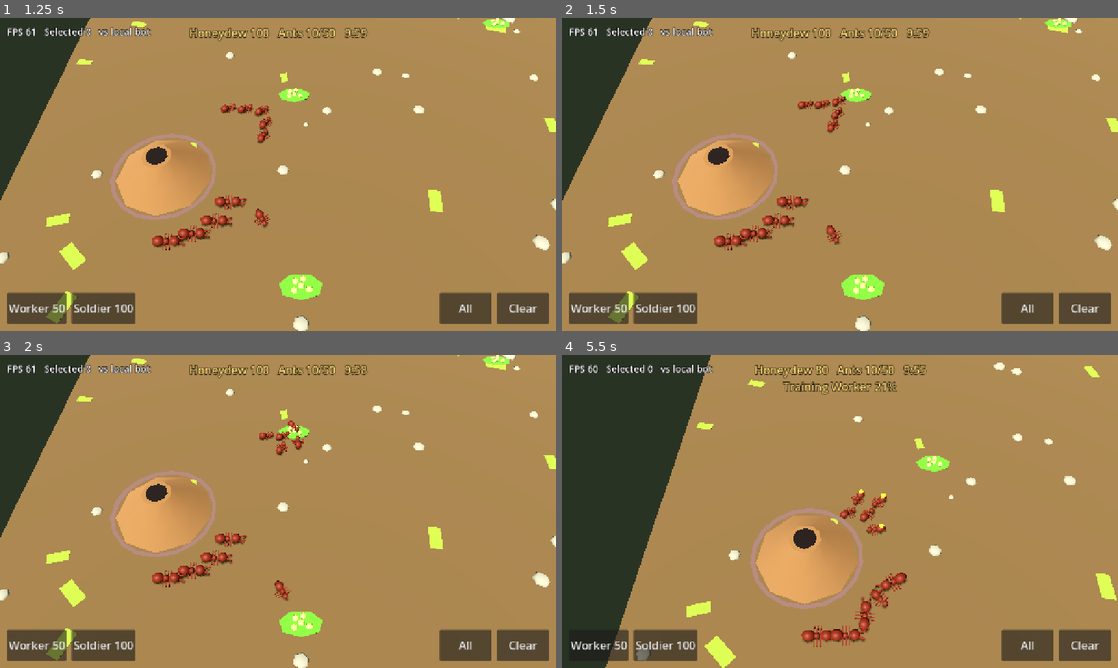
Above: before the commit, frames 1-4 (two rows, left to right).
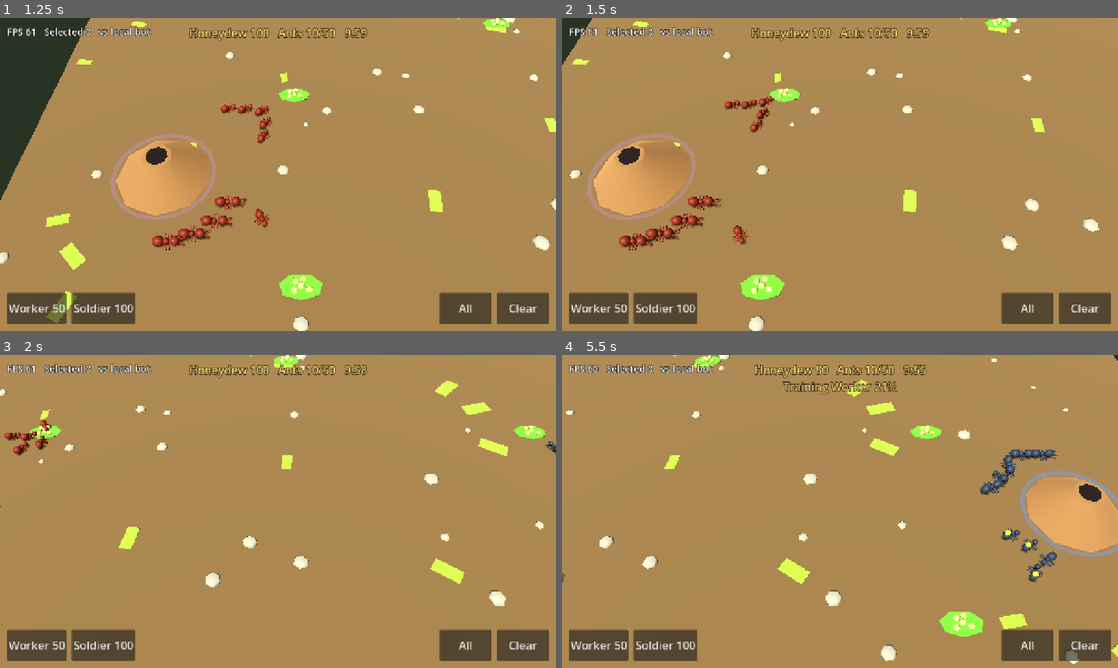
Above: after the commit, the same moments.

Repository: user01-2-GitProject/Pest-Control-
Game: Godot game, scene res://scenes/main.tscn
The game is run twice, just before and just after one commit, with the same random seed, the same clock (stepped at 60 frames per second) and the same inputs.
Inputs (mouse positions are in pixels of both pictures, inside the frame that each line leads up to):
- Up to frame 1 (1.25 s): click "Play offline" at 0.5 s
- Up to frame 2 (1.5 s): tap Enter at 1.25 s; move the mouse to (962, 158) at 1.27 s; hold D from 1.28 s (still down); click (962, 158) at 1.42 s
- Up to frame 3 (2 s): keep holding D
- Up to frame 4 (5.5 s): release D at 2 s; drag from (728, 527) to (812, 574) at 2.02 s; click "All" at 2.75 s; click "Clear" at 3.5 s; click "Worker 50" at 4.25 s; move the mouse to (895, 442) at 5.02 s; hold D from 5.03 s (still down); click (895, 442) at 5.17 s

Frame 1 is identical in both runs. In frame 2, 16% of the frame differs, in the area x 0-100%, y 0-100%; in frame 3, 13%; in frame 4, 30%.

Commit message:
Standard PC RTS controls
Left click/drag selects (Shift adds), right click orders, WASD/arrows and
screen-edge scroll pan, wheel/pinch zooms, Ctrl+A/Esc select all/clear.
Touch gestures stay in TouchControls for a later mobile build; mouse no
longer emulates touch.

Co-Authored-By: Claude Opus 5.5 (1M context) <noreply@anthropic.com>
Claude-Session: https://claude.ai/code/session_01WLoC9B7WEW2jkB8YcS3wKY

Diff:
--- a/game/project.godot
+++ b/game/project.godot
@@ -26,7 +26,7 @@
 
 [input_devices]
 
-pointing/emulate_touch_from_mouse=true
+pointing/emulate_touch_from_mouse=false
 
 [physics]
 
--- a/game/src/input/camera_rig.gd
+++ b/game/src/input/camera_rig.gd
@@ -6,6 +6,8 @@
 @export var min_distance := 8.0
 @export var max_distance := 40.0
 @export var distance := 20.0
+## Keyboard / edge scroll speed, in camera distances per second.
+@export var scroll_speed := 1.1
 
 var bounds := Vector2(30, 30)
 var camera: Camera3D
@@ -45,6 +47,13 @@
 	_clamp()
 
 
+## Slides the view along screen axes (dir.x right, dir.y down), faster when
+## zoomed out. The camera never yaws, so screen right is world +X.
+func scroll(dir: Vector2, delta: float) -> void:
+	position += Vector3(dir.x, 0.0, dir.y) * distance * scroll_speed * delta
+	_clamp()
+
+
 ## factor > 1 zooms in, anchored on the screen point `at`.
 func zoom_at(factor: float, at: Vector2) -> void:
 	if factor <= 0.0:
--- /dev/null
+++ b/game/src/input/pc_controls.gd
@@ -0,0 +1,172 @@
+class_name PcControls
+extends Node
+## Standard PC RTS mouse and keyboard controls.
+##
+##   left click             select ant (Shift: add/remove); empty ground clears
+##   left drag              box select (Shift: add to selection)
+##   right click            order selection: move, attack, or milk
+##   W A S D / arrows       pan camera; also mouse at the screen edge
+##   middle drag            pan camera (grab the ground)
+##   wheel / trackpad pinch zoom at the cursor
+##   Ctrl+A / Esc           select all / clear selection
+##
+## Touch input stays in TouchControls; this node only reads mouse and keys.
+## It reports gestures as signals and never touches game state itself.
+
+signal clicked(screen_pos: Vector2, additive: bool)
+signal box_changed(rect: Rect2)  ## Empty rect means hide the box.
+signal box_finished(rect: Rect2, additive: bool)
+signal command(screen_pos: Vector2)
+signal pan(from: Vector2, to: Vector2)
+signal scroll(dir: Vector2, delta: float)  ## dir in screen axes, length <= 1.
+signal zoom(factor: float, at: Vector2)
+signal select_all
+signal clear_selection
+
+const DRAG_SLOP := 6.0
+const WHEEL_STEP := 1.12
+const EDGE_PX := 8.0
+
+## Returns true if a screen point is over UI, so the world ignores that click.
+var ui_hit_test: Callable
+## Screen-edge scrolling; off in headless runs and when the window is unfocused.
+var edge_scroll := true
+
+var _held := {}  # keycode -> true
+var _left_down := false
+var _boxing := false
+var _start := Vector2.ZERO
+
+
+func _ready() -> void:
+	edge_scroll = edge_scroll and DisplayServer.get_name() != "headless"
+
+
+func _notification(what: int) -> void:
+	if what == NOTIFICATION_WM_WINDOW_FOCUS_OUT or what == NOTIFICATION_APPLICATION_FOCUS_OUT:
+		_held.clear()
+
+
+## Disabling (menu open) drops held keys and any drag in progress.
+func set_enabled(on: bool) -> void:
+	set_process_unhandled_input(on)
+	set_process(on)
+	_held.clear()
+	if _boxing:
+		box_changed.emit(Rect2())
+	_left_down = false
+	_boxing = false
+
+
+func _process(delta: float) -> void:
+	var dir := Vector2.ZERO
+	if _held.has(KEY_A) or _held.has(KEY_LEFT):
+		dir.x -= 1.0
+	if _held.has(KEY_D) or _held.has(KEY_RIGHT):
+		dir.x += 1.0
+	if _held.has(KEY_W) or _held.has(KEY_UP):
+		dir.y -= 1.0
+	if _held.has(KEY_S) or _held.has(KEY_DOWN):
+		dir.y += 1.0
+	if dir == Vector2.ZERO and edge_scroll and not _boxing and DisplayServer.window_is_focused():
+		dir = _edge_dir()
+	if dir != Vector2.ZERO:
+		scroll.emit(dir.limit_length(1.0), delta)
+
+
+func _edge_dir() -> Vector2:
+	var vp := get_viewport()
+	var m := vp.get_mouse_position()
+	var size := vp.get_visible_rect().size
+	if not Rect2(Vector2.ZERO, size).has_point(m):
+		return Vector2.ZERO
+	var dir := Vector2.ZERO
+	if m.x <= EDGE_PX:
+		dir.x = -1.0
+	elif m.x >= size.x - EDGE_PX:
+		dir.x = 1.0
+	if m.y <= EDGE_PX:
+		dir.y = -1.0
+	elif m.y >= size.y - EDGE_PX:
+		dir.y = 1.0
+	return dir
+
+
+func _unhandled_input(event: InputEvent) -> void:
+	# Mouse events the OS made up from touch belong to TouchControls.
+	if event is InputEventMouse and event.device == InputEvent.DEVICE_ID_EMULATION:
+		return
+	if event is InputEventKey:
+		_on_key(event)
+	elif event is InputEventMouseButton:
+		_on_button(event)
+	elif event is InputEventMouseMotion:
+		_on_motion(event)
+	elif event is InputEventMagnifyGesture:
+		zoom.emit(event.factor, event.position)
+	elif event is InputEventPanGesture:
+		var p: Vector2 = event.position
+		pan.emit(p, p - event.delta * 8.0)
+
+
+func _on_key(e: InputEventKey) -> void:
+	if e.echo:
+		return
+	var k := e.keycode
+	if k in [KEY_W, KEY_A, KEY_S, KEY_D, KEY_UP, KEY_DOWN, KEY_LEFT, KEY_RIGHT]:
+		# Ctrl+A is select all, not a pan.
+		if e.pressed and not (e.ctrl_pressed or e.meta_pressed):
+			_held[k] = true
+		else:
+			_held.erase(k)
+	if not e.pressed:
+		return
+	if k == KEY_A and (e.ctrl_pressed or e.meta_pressed):
+		select_all.emit()
+	elif k == KEY_ESCAPE:
+		clear_selection.emit()
+
+
+func _on_button(e: InputEventMouseButton) -> void:
+	match e.button_index:
+		MOUSE_BUTTON_LEFT:
+			if e.pressed:
+				if ui_hit_test.is_valid() and ui_hit_test.call(e.position):
+					return
+				_left_down = true
+				_boxing = false
+				_start = e.position
+			elif _left_down:
+				_left_down = false
+				if _boxing:
+					_boxing = false
+					box_changed.emit(Rect2())
+					box_finished.emit(_rect(_start, e.position), e.shift_pressed)
+				else:
+					clicked.emit(e.position, e.shift_pressed)
+		MOUSE_BUTTON_RIGHT:
+			if e.pressed and not _boxing:
+				if ui_hit_test.is_valid() and ui_hit_test.call(e.position):
+					return
+				command.emit(e.position)
+		MOUSE_BUTTON_WHEEL_UP:
+			if e.pressed:
+				zoom.emit(WHEEL_STEP, e.position)
+		MOUSE_BUTTON_WHEEL_DOWN:
+			if e.pressed:
+				zoom.emit(1.0 / WHEEL_STEP, e.position)
+
+
+func _on_motion(e: InputEventMouseMotion) -> void:
+	if e.button_mask & MOUSE_BUTTON_MASK_MIDDLE:
+		pan.emit(e.position - e.relative, e.position)
+	if not _left_down:
+		return
+	if not _boxing and e.position.distance_to(_start) > DRAG_SLOP:
+		_boxing = true
+	if _boxing:
+		box_changed.emit(_rect(_start, e.position))
+
+
+static func _rect(a: Vector2, b: Vector2) -> Rect2:
+	return Rect2(a, b - a).abs()
--- a/game/src/input/touch_controls.gd
+++ b/game/src/input/touch_controls.gd
@@ -7,7 +7,7 @@
 ##   one-finger drag           pan camera
 ##   hold, then drag           box select
 ##   two fingers               pan + pinch zoom
-## Desktop (editor testing): left = touch, right/middle drag = pan, wheel = zoom.
+## Mouse and keyboard live in PcControls.
 
 signal tapped(screen_pos: Vector2)
 signal box_changed(rect: Rect2)  ## Empty rect means hide the box.
@@ -20,7 +20,6 @@
 
 const TAP_SLOP := 16.0
 const HOLD_TIME := 0.35
-const WHEEL_STEP := 1.12
 
 ## Returns true if a screen point is over UI, so the world ignores that touch.
 var ui_hit_test: Callable
@@ -45,16 +44,6 @@
 		_on_touch(event)
 	elif event is InputEventScreenDrag:
 		_on_drag(event)
-	elif event is InputEventMouseButton and event.pressed:
-		if event.button_index == MOUSE_BUTTON_WHEEL_UP:
-			pinch.emit(WHEEL_STEP, event.position)
-		elif event.button_index == MOUSE_BUTTON_WHEEL_DOWN:
-			pinch.emit(1.0 / WHEEL_STEP, event.position)
-	elif event is InputEventMouseMotion:
-		if event.button_mask & (MOUSE_BUTTON_MASK_RIGHT | MOUSE_BUTTON_MASK_MIDDLE):
-			pan.emit(event.position - event.relative, event.position)
-	elif event is InputEventMagnifyGesture:
-		pinch.emit(event.factor, event.position)
 
 
 func _on_touch(e: InputEventScreenTouch) -> void:
--- a/game/src/main.gd
+++ b/game/src/main.gd
@@ -20,6 +20,7 @@
 var server: GameServer  # only when hosting on this device
 var rig: CameraRig
 var controls: TouchControls
+var pc: PcControls
 var hud: Hud
 var menu: Menu
 var selection: Dictionary = {}  # unit id -> true
@@ -65,6 +66,20 @@
 	controls.pan.connect(rig.pan_screen)
 	controls.pinch.connect(func(f: float, c: Vector2) -> void: rig.zoom_at(f, c))
 	controls.set_process_unhandled_input(false)
+
+	pc = PcControls.new()
+	pc.ui_hit_test = hud.is_over_ui
+	add_child(pc)
+	pc.clicked.connect(_on_clicked)
+	pc.box_changed.connect(hud.set_box)
+	pc.box_finished.connect(_on_box_finished)
+	pc.command.connect(_on_command)
+	pc.pan.connect(rig.pan_screen)
+	pc.scroll.connect(rig.scroll)
+	pc.zoom.connect(func(f: float, c: Vector2) -> void: rig.zoom_at(f, c))
+	pc.select_all.connect(_select_all)
+	pc.clear_selection.connect(func() -> void: _set_selection([]))
+	pc.set_enabled(false)
 
 	menu = Menu.new()
 	add_child(menu)
@@ -144,6 +159,7 @@
 	menu.visible = false
 	hud.visible = true
 	controls.set_process_unhandled_input(true)
+	pc.set_enabled(true)
 
 
 func _back_to_menu(status: String) -> void:
@@ -174,6 +190,7 @@
 	menu.visible = true
 	hud.visible = false
 	controls.set_process_unhandled_input(false)
+	pc.set_enabled(false)
 
 
 func _process(delta: float) -> void:
@@ -357,13 +374,34 @@
 		server.notify_paused(false)
 
 
-## Tap on an own ant selects it. With a selection, a tap on an enemy ant or
-## colony attacks it, on aphids sends workers to milk, anywhere else moves.
+## Touch: a tap on an own ant selects it; with a selection, a tap elsewhere
+## orders (see _on_command).
 func _on_tapped(screen_pos: Vector2) -> void:
 	var hit := pick_unit(screen_pos)
 	if hit != -1:
 		_set_selection([hit])
 		return
+	_on_command(screen_pos)
+
+
+## Mouse left click: select the ant under the cursor (Shift toggles it in the
+## selection). Empty ground clears the selection unless Shift is held.
+func _on_clicked(screen_pos: Vector2, additive: bool) -> void:
+	var hit := pick_unit(screen_pos)
+	if not additive:
+		_set_selection([] if hit == -1 else [hit])
+	elif hit != -1:
+		var ids := selection.keys()
+		if selection.has(hit):
+			ids.erase(hit)
+		else:
+			ids.append(hit)
+		_set_selection(ids)
+
+
+## Orders the selection at a screen point: an enemy ant or colony there is
+## attacked, aphids are milked, anywhere else is a move.
+func _on_command(screen_pos: Vector2) -> void:
 	if selection.is_empty():
 		return
 	var g: Variant = rig.screen_to_ground(screen_pos)
@@ -373,13 +411,13 @@
 	command_order(ground, pick_target(screen_pos, ground))
 
 
-func _on_box_finished(rect: Rect2) -> void:
-	var ids: Array = []
+func _on_box_finished(rect: Rect2, additive := false) -> void:
+	var ids: Array = selection.keys() if additive else []
 	for s in _snapshot:
 		if s.owner != local_player or not _is_ant(s):
 			continue
 		var sp: Variant = rig.world_to_screen(Vector3(s.pos.x, 0.2, s.pos.y))
-		if sp != null and rect.has_point(sp):
+		if sp != null and rect.has_point(sp) and not ids.has(s.id):
 			ids.append(s.id)
 	_set_selection(ids)
 
--- a/game/tests/smoke_main.gd
+++ b/game/tests/smoke_main.gd
@@ -23,6 +23,7 @@
 	main.start_offline()
 	for i in 10:
 		await process_frame
+	failures += await _check_pc_controls(main)
 
 	if main.sim == null or main.sim.units.size() != 20 or main.sim.colonies.size() != 2:
 		printerr("FAIL: expected 2 colonies and 20 ants")
@@ -64,6 +65,62 @@
 
 	print("smoke_main: %s" % ("FAILED (%d)" % failures if failures else "passed"))
 	quit(1 if failures else 0)
+
+
+## Mouse and keyboard, fed as input events into PcControls.
+func _check_pc_controls(main: Node) -> int:
+	var fails := 0
+	var pc: PcControls = main.pc
+	pc._unhandled_input(_key(KEY_A, true, true))
+	if main.selection.size() != 10:
+		printerr("FAIL: Ctrl+A should select our 10 ants, got %d" % main.selection.size())
+		fails += 1
+	pc._unhandled_input(_key(KEY_A, false, true))
+	if main.selection.size() > 0:
+		var markers := _count_markers(main)
+		var center: Vector2 = main.get_viewport().get_visible_rect().size * 0.5
+		pc._unhandled_input(_click(MOUSE_BUTTON_RIGHT, center, true))
+		pc._unhandled_input(_click(MOUSE_BUTTON_RIGHT, center, false))
+		if _count_markers(main) != markers + 1:
+			printerr("FAIL: right click should order the selection")
+			fails += 1
+	pc._unhandled_input(_key(KEY_ESCAPE, true))
+	if not main.selection.is_empty():
+		printerr("FAIL: Esc should clear the selection")
+		fails += 1
+	var x: float = main.rig.position.x
+	pc._unhandled_input(_key(KEY_D, true))
+	for i in 5:
+		await process_frame
+	pc._unhandled_input(_key(KEY_D, false))
+	if main.rig.position.x <= x:
+		printerr("FAIL: holding D should pan the camera right")
+		fails += 1
+	return fails
+
+
+func _key(code: Key, pressed: bool, ctrl := false) -> InputEventKey:
+	var e := InputEventKey.new()
+	e.keycode = code
+	e.pressed = pressed
+	e.ctrl_pressed = ctrl
+	return e
+
+
+func _click(button: MouseButton, pos: Vector2, pressed: bool) -> InputEventMouseButton:
+	var e := InputEventMouseButton.new()
+	e.button_index = button
+	e.position = pos
+	e.pressed = pressed
+	return e
+
+
+func _count_markers(main: Node) -> int:
+	var n := 0
+	for c in main.get_children():
+		if c is MoveMarker:
+			n += 1
+	return n
 
 
 ## Host mode: the menu's "Host game" path, plus a second client in this
Not shown, changed: README.md
Not shown, changed: game/README.md
